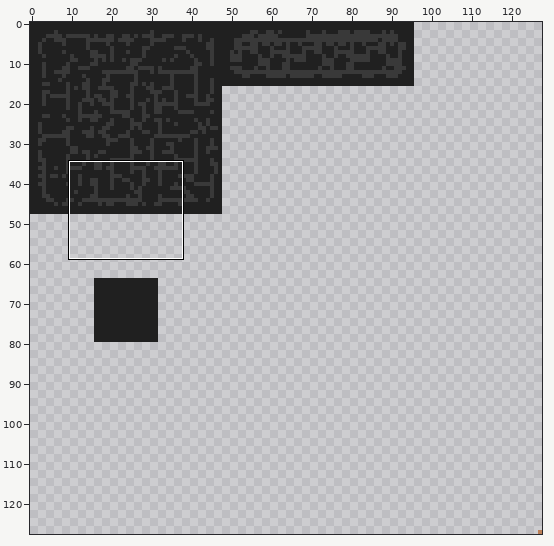
Two states of a pixel-art file, MinotaurGame/Assets/Sprites/Tiles/Tiles.aseprite. The first picture is a wide view before the edit; the outline marks the close-up.
Close-up. Before the commit:
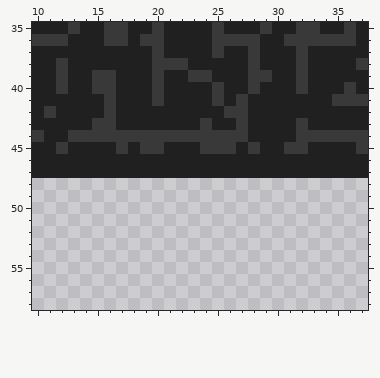
128x128 pixels, 1 frame. Shown: x 10..37, y 35..58.
Now the later version:
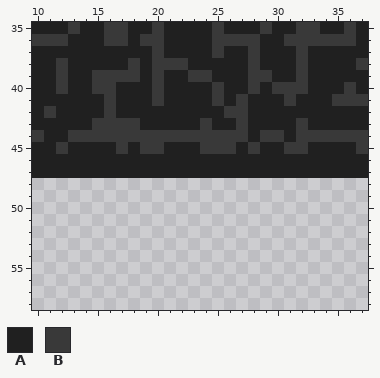
Palette (. is transparent): A #202020  B #393939
Change:
The edit turns colour A into colour B in row 38 at x 18; in row 39 at x 17 to 18; in row 40 at x 30 to 31; in row 41 at x 31; in row 43 at x 17 to 18; in row 44 at x 29 to 30.
